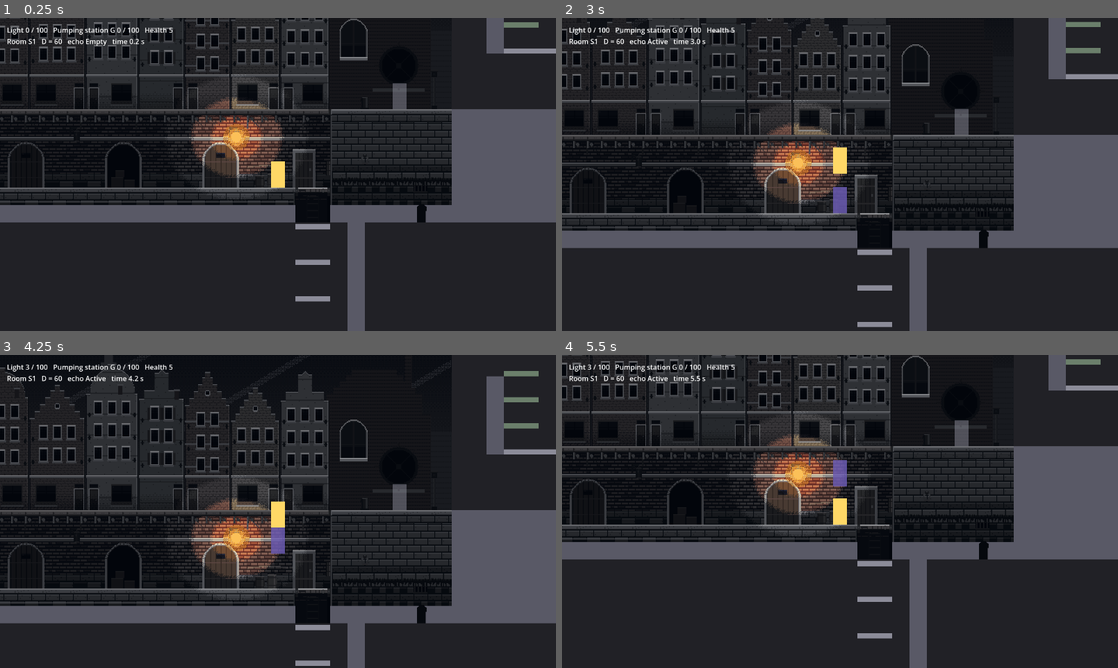
Above: before the commit, frames 1-4 (two rows, left to right).
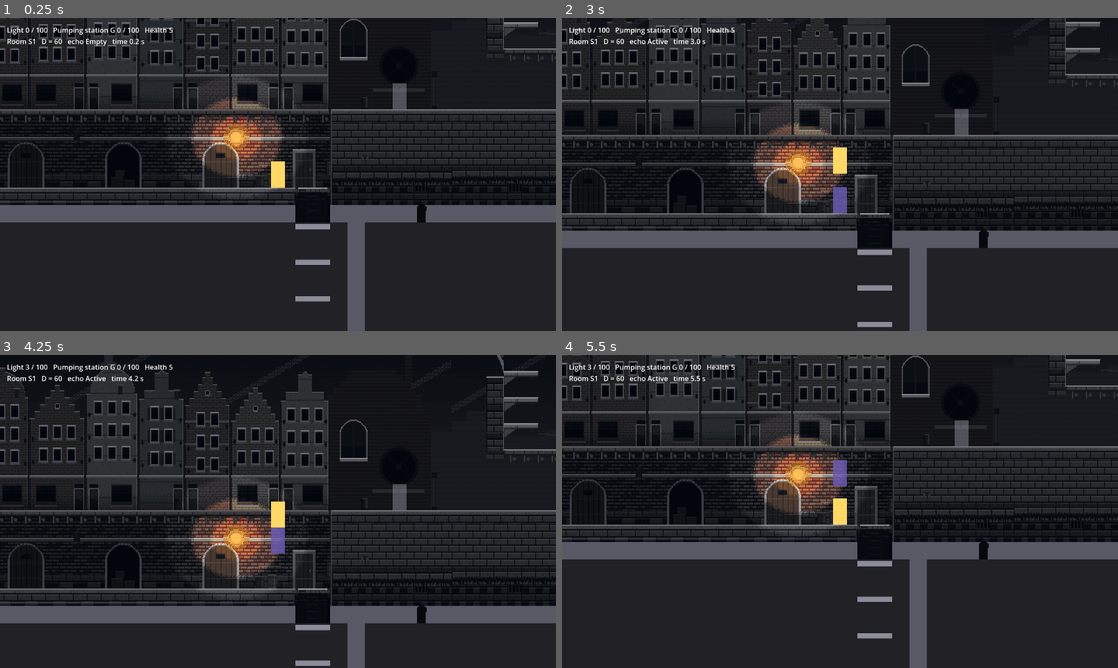
Above: after the commit, the same moments.

Repository: cesarvangerwen-glitch/echoborn
Game: Godot game, scene res://levels/kadewijk/kadewijk.tscn
Same seed, same stepped clock (60 frames per second), same inputs: the game is played once before the commit and once after it. This scene is started directly instead of the project's main scene.
Inputs (mouse positions are in pixels of both pictures, inside the frame that each line leads up to):
- Up to frame 1 (0.25 s): no input
- Up to frame 2 (3 s): tap Enter (p2_join) at 0.5, 2.75 s; move the mouse to (962, 158) at 0.52 s; hold D 0.53-1.25 s; tap E (p1_attack) at 0.6 s; click (962, 158) at 0.67 s; tap Space at 0.77, 2 s; drag from (728, 190) to (734, 64) at 1.27 s; move the mouse to (895, 105) at 2.02 s; hold A 2.03-2.75 s; tap Ctrl (p2_attack) at 2.1 s; drag from (812, 237) to (673, 127) at 2.77 s
- Up to frame 3 (4.25 s): move the mouse to (444, 558) at 3.52 s; hold D from 3.53 s (still down); hold Backspace (p2_leave) from 3.53 s (still down); tap Space at 3.77 s
- Up to frame 4 (5.5 s): release D at 4.25 s; release Backspace (p2_leave) at 4.25 s; drag from (673, 464) to (756, 433) at 4.27 s; move the mouse to (867, 511) at 5.02 s; hold D from 5.03 s (still down); tap 2 at 5.1 s; click (867, 511) at 5.17 s

The runs differ from the first frame. In frame 1, 6.2% of the frame differs, in the area x 81-100%, y 0-60%; in frame 2, 6.6%; in frame 3, 6.9%, in the area x 81-100%, y 0-81%; in frame 4, 6.2%.

Commit message:
[technical-artist] Art-koppeling deel 3: S2 en S4, vaste B3-stukken, snelluik, schaduwklep (#226) (#241)
* [technical-artist] Art-koppeling deel 3: S2 en S4, vaste B3-stukken per D, snelluik, schaduwklep-sprite (#226)

- S2 en S4 krijgen een node Art (lagen uit het manifest), zoals S1/S3 (#230).
- Vaste stukken per D (manifest vaste_stukken): B3Wand en B3Blok als Sprite2D
  linksboven op hun blok uit Layout.blocks(S2, D); B3Blok alleen bij D > 60.
- Snelluik in S1: via het manifest (S1/Snelluik), geen codewijziging.
- Schaduwklep (V-01d): kadewijk_schaduwklep.gd, een Sprite2D naast het Luik in
  S7 en S9 die op opened/schaduwklep_weg luistert (frame 0 vol, dan 1 en 2 op
  12 fps, dan weg). luik.gd blijft ongewijzigd.
- test_kadewijk_art.gd: S2/S4 bij D = 60/90/120/180 (speelvlak op collision,
  stukken op hun blok), B3 schuift mee, schaduwklep solo en co-op.

Co-Authored-By: Claude Opus 5.5 <noreply@anthropic.com>
Claude-Session: https://claude.ai/code/session_01L3XQzdriNtvnGNbD7MXBzF

* [technical-artist] Kleine punten Lead-review #241: frame 0 "hele afdruk", KLEP_BOVEN (#226)

- kadewijk_schaduwklep.gd: "frame 0 (vol)" wordt "de hele afdruk" (de klep is hol na #242).
- De 4 px tussen de node van het luik en de bovenkant van de klep is nu de
  constante KLEP_BOVEN; de test meet de hoek tegen de echte Klep van luik.gd.

Co-Authored-By: Claude Opus 5.5 <noreply@anthropic.com>
Claude-Session: https://claude.ai/code/session_01L3XQzdriNtvnGNbD7MXBzF

---------

Co-authored-by: Claude <noreply@anthropic.com>

Diff:
--- a/game/levels/kadewijk/kadewijk_art.gd
+++ b/game/levels/kadewijk/kadewijk_art.gd
@@ -16,6 +16,11 @@
 ##   de laag: hier komt per blok uit `Layout.blocks(kamer_id, D)` een
 ##   `NinePatchRect` uit de eenrichtingsatlas, met het loopvlak (rij 0) op de
 ##   bovenkant van het blok. Zo schuiven de stukken mee met D.
+## - Vaste stukken per D (manifest `vaste_stukken`, deel 3 §10.2: in S2 de
+##   kopse kant van het pakhuis `B3Wand` en het `B3Blok`): een `Sprite2D`
+##   linksboven op het blok met dezelfde naam uit `Layout.blocks(kamer_id, D)`,
+##   met `region` = de maat van het blok, begrensd tot de texture. Geen blok bij
+##   deze D (het B3-blok bij D ≤ 60): geen stuk. Na `Speelvlak` in de boom, z −10.
 ## - Toestand `grijs` / `half` / `kleur`: zolang de LUT-shader er niet is,
 ##   wisselt `set_staat()` de textures. De waterstand (`s`) bestaat nog niet;
 ##   de GP roept dit later aan (`grijs` bij `s < 2`, `kleur` bij `s = 2`).
@@ -32,6 +37,8 @@
 const LAGEN := {"achter": "Achter", "midden": "Midden", "speelvlak": "Speelvlak", "licht": "Licht", "voor": "Voor"}
 ## Net boven `speelvlak` (−10), onder `licht` (−5).
 const EENRICHTING_Z := -9
+## Zelfde z als `speelvlak` (manifest `vaste_stukken`).
+const VAST_Z := -10
 
 ## Kamer in `Layout` (bv. `&"S1"`).
 @export var kamer_id: StringName = &""
@@ -58,6 +65,7 @@
 
 func _ready() -> void:
 	texture_filter = CanvasItem.TEXTURE_FILTER_NEAREST
+	_bouw_vaste_stukken(Inhoud.tail)
 	_bouw_eenrichting(Inhoud.tail)
 	var ouder := get_parent()
 	if ouder != null and not ouder.is_node_ready():
@@ -78,6 +86,11 @@
 		var bestand: String = laag["bestanden"].get(nieuw, "")
 		if sprite != null and bestand != "":
 			sprite.texture = load(DIR + bestand)
+	var vast: Dictionary = manifest().get("vaste_stukken", {})
+	for sprite in _vaste_stukken():
+		var bestand: String = vast.get("%s/%s" % [kamer_id, sprite.name], {}).get("bestanden", {}).get(nieuw, "")
+		if bestand != "":
+			sprite.texture = load(DIR + bestand)
 	var atlas := _atlas(nieuw)
 	for np in _stukken():
 		np.texture = atlas
@@ -92,6 +105,44 @@
 			if child is NinePatchRect:
 				out.append(child)
 	return out
+
+
+## De vaste stukken van deze kamer (leeg als de kamer er geen heeft).
+func _vaste_stukken() -> Array[Sprite2D]:
+	var out: Array[Sprite2D] = []
+	var map := get_node_or_null(^"VasteStukken")
+	if map != null:
+		for child in map.get_children():
+			if child is Sprite2D:
+				out.append(child)
+	return out
+
+
+func _bouw_vaste_stukken(d: int) -> void:
+	var vast: Dictionary = manifest().get("vaste_stukken", {})
+	var map := Node2D.new()
+	map.name = "VasteStukken"
+	map.z_index = VAST_Z
+	var speelvlak := get_node_or_null(^"Speelvlak")
+	if speelvlak != null:
+		speelvlak.add_sibling(map)
+	else:
+		add_child(map)
+	for spec: Array in Layout.blocks(kamer_id, d):
+		var stuk: Dictionary = vast.get("%s/%s" % [kamer_id, spec[0]], {})
+		var bestand: String = stuk.get("bestanden", {}).get(staat, "")
+		if bestand == "":
+			continue
+		var rect: Rect2 = spec[1]
+		var tex: Texture2D = load(DIR + bestand)
+		var sprite := Sprite2D.new()
+		sprite.name = String(spec[0])
+		sprite.texture = tex
+		sprite.centered = false
+		sprite.region_enabled = true
+		sprite.region_rect = Rect2(Vector2.ZERO, rect.size.min(Vector2(tex.get_size())))
+		sprite.position = rect.position
+		map.add_child(sprite)
 
 
 func _atlas(st: String) -> Texture2D:
--- /dev/null
+++ b/game/levels/kadewijk/kadewijk_schaduwklep.gd
@@ -0,0 +1,96 @@
+extends Sprite2D
+## Het beeld van de schaduwklep (V-01d) van een `Luik` (Technical Artist,
+## #226; Art Director `docs/art/slice-kadewijk.md` §10.1 en §10.4, manifest
+## `objecten.schaduwklep`). Alleen beeld: de logica blijft in
+## `scripts/objects/luik.gd` (GP); dit script luistert naar zijn signalen.
+##
+## Staat als zus van het luik in de kamerscène (`luik = ../Luik`), niet als
+## kind: het luik zet zichzelf onzichtbaar zodra het breekt.
+## - `opened` met `luik.schaduwklep`: frame 0 (de hele afdruk, nog niet aan het
+##   oplossen), linksboven op de
+##   rechthoek van de klep (40 × 16).
+## - `schaduwklep_weg`: frame 1 en 2 (oplossen, Bayer 50 % en 25 %) op
+##   `fps` uit het manifest, daarna weg.
+## - Breekt het luik zonder schaduwklep (co-op, echo uit, P2, de echo), of is
+##   het bij het laden al open: nooit zichtbaar.
+
+const KadewijkArt = preload("res://levels/kadewijk/kadewijk_art.gd")
+const Luik = preload("res://scripts/objects/luik.gd")
+
+## Het luik waar deze schaduwklep bij hoort.
+@export var luik: NodePath = ^"../Luik"
+
+## De node van het luik staat zoveel px onder de bovenkant van de klep
+## (`luik.gd`: het middelpunt van de hurtbox van 8 px hoog; `_klep.position.y
+## = size.y * 0.5 - 4`). Verandert dat in `luik.gd`, dan hier ook;
+## `test_kadewijk_art.gd` meet tegen de echte `Klep` van het luik en wordt dan rood.
+const KLEP_BOVEN := 4.0
+
+var staat := "grijs"
+## Frame dat nu getoond wordt (0 hele afdruk, 1–2 oplossen), of -1 als hij weg is.
+var frame_nu := -1
+var _frames: Array = []
+var _frametijd := 1.0 / 12.0
+var _klok := 0.0
+var _luik: Luik
+
+
+func _ready() -> void:
+	var m: Dictionary = KadewijkArt.manifest().get("objecten", {})
+	var klep: Dictionary = m.get("schaduwklep", {})
+	_frames = klep.get("frames", [])
+	_frametijd = 1.0 / float(klep.get("fps", 12))
+	z_index = int(klep.get("z_index", -9))
+	centered = false
+	region_enabled = true
+	texture_filter = CanvasItem.TEXTURE_FILTER_NEAREST
+	set_staat(staat)
+	_luik = get_node_or_null(luik) as Luik
+	if _luik == null:
+		push_error("Schaduwklep: geen luik op %s" % luik)
+	else:
+		_luik.opened.connect(_on_opened)
+		_luik.schaduwklep_weg.connect(_on_weg)
+	_toon(0 if _luik != null and _luik.schaduwklep else -1)
+
+
+## Wisselt de texture (`grijs`, `half` of `kleur`), zoals `KadewijkArt.set_staat`.
+func set_staat(nieuw: String) -> void:
+	var bestand: String = KadewijkArt.manifest().get("objecten", {}).get("atlas", {}).get(nieuw, "")
+	if bestand == "":
+		push_error("Schaduwklep: onbekende staat %s" % nieuw)
+		return
+	staat = nieuw
+	texture = load(KadewijkArt.DIR + bestand)
+
+
+func _on_opened(_tick: int, _by: String) -> void:
+	if _luik.schaduwklep:
+		_toon(0)
+
+
+func _on_weg(_tick: int, _by: String) -> void:
+	_klok = 0.0
+	_toon(1)
+
+
+func _process(delta: float) -> void:
+	if frame_nu < 1:
+		return
+	_klok += delta
+	while frame_nu >= 1 and _klok >= _frametijd:
+		_klok -= _frametijd
+		_toon(frame_nu + 1 if frame_nu + 1 < _frames.size() else -1)
+
+
+func _toon(n: int) -> void:
+	frame_nu = n
+	visible = n >= 0
+	if n < 0 or n >= _frames.size():
+		return
+	var f: Array = _frames[n]
+	region_rect = Rect2(f[0], f[1], f[2], f[3])
+	# Linksboven op de rechthoek van de klep (het luik staat `KLEP_BOVEN` onder de bovenkant).
+	if _luik != null:
+		var size: Vector2 = _luik.size
+		global_position = _luik.global_position + Vector2(-size.x * 0.5, -KLEP_BOVEN)
--- a/game/levels/kadewijk/s2_kadegang.tscn
+++ b/game/levels/kadewijk/s2_kadegang.tscn
@@ -1,12 +1,47 @@
-[gd_scene load_steps=3 format=3]
+[gd_scene load_steps=8 format=3]
 
 [ext_resource type="Script" path="res://levels/kadewijk/kadewijk_inhoud.gd" id="1_inhoud"]
 [ext_resource type="Script" path="res://scripts/combat/slice_enemy.gd" id="2_enemy"]
+[ext_resource type="Script" path="res://levels/kadewijk/kadewijk_art.gd" id="10_art"]
+[ext_resource type="Texture2D" uid="uid://dk4io3jrbvprl" path="res://art/wereld/kadewijk/s2_kadegang_achter_grijs.png" id="11_achter"]
+[ext_resource type="Texture2D" uid="uid://c8kunofntar8g" path="res://art/wereld/kadewijk/s2_kadegang_midden_grijs.png" id="12_midden"]
+[ext_resource type="Texture2D" uid="uid://cldqjb0ggxr0o" path="res://art/wereld/kadewijk/s2_kadegang_speelvlak_grijs.png" id="13_speelvlak"]
+[ext_resource type="Texture2D" uid="uid://bj414o5w0w58s" path="res://art/wereld/kadewijk/s2_kadegang_licht_grijs.png" id="14_licht"]
 
 [node name="S2Inhoud" type="Node2D"]
 position = Vector2(-1120, -180)
 script = ExtResource("1_inhoud")
 kamer_id = &"S2"
+
+[node name="Art" type="Node2D" parent="."]
+texture_filter = 1
+script = ExtResource("10_art")
+kamer_id = &"S2"
+naam = "s2_kadegang"
+
+[node name="Achter" type="Sprite2D" parent="Art"]
+z_index = -30
+position = Vector2(640, 0)
+texture = ExtResource("11_achter")
+centered = false
+
+[node name="Midden" type="Sprite2D" parent="Art"]
+z_index = -20
+position = Vector2(640, 0)
+texture = ExtResource("12_midden")
+centered = false
+
+[node name="Speelvlak" type="Sprite2D" parent="Art"]
+z_index = -10
+position = Vector2(640, 0)
+texture = ExtResource("13_speelvlak")
+centered = false
+
+[node name="Licht" type="Sprite2D" parent="Art"]
+z_index = -5
+position = Vector2(640, 0)
+texture = ExtResource("14_licht")
+centered = false
 
 [node name="Paar1A" type="Node2D" parent="."]
 position = Vector2(880, 148)
--- a/game/levels/kadewijk/s4_brugkloof.tscn
+++ b/game/levels/kadewijk/s4_brugkloof.tscn
@@ -1,12 +1,47 @@
-[gd_scene load_steps=3 format=3]
+[gd_scene load_steps=8 format=3]
 
 [ext_resource type="Script" path="res://levels/kadewijk/kadewijk_inhoud.gd" id="1_inhoud"]
 [ext_resource type="Script" path="res://scripts/combat/slice_enemy.gd" id="2_enemy"]
+[ext_resource type="Script" path="res://levels/kadewijk/kadewijk_art.gd" id="10_art"]
+[ext_resource type="Texture2D" uid="uid://byvx2ayyex2jg" path="res://art/wereld/kadewijk/s4_brugkloof_achter_grijs.png" id="11_achter"]
+[ext_resource type="Texture2D" uid="uid://ck8mqud5jqrxx" path="res://art/wereld/kadewijk/s4_brugkloof_midden_grijs.png" id="12_midden"]
+[ext_resource type="Texture2D" uid="uid://bakc3tiy048mf" path="res://art/wereld/kadewijk/s4_brugkloof_speelvlak_grijs.png" id="13_speelvlak"]
+[ext_resource type="Texture2D" uid="uid://cbaxf4xs0dhwp" path="res://art/wereld/kadewijk/s4_brugkloof_licht_grijs.png" id="14_licht"]
 
 [node name="S4Inhoud" type="Node2D"]
 position = Vector2(-3040, -180)
 script = ExtResource("1_inhoud")
 kamer_id = &"S4"
+
+[node name="Art" type="Node2D" parent="."]
+texture_filter = 1
+script = ExtResource("10_art")
+kamer_id = &"S4"
+naam = "s4_brugkloof"
+
+[node name="Achter" type="Sprite2D" parent="Art"]
+z_index = -30
+position = Vector2(2560, 0)
+texture = ExtResource("11_achter")
+centered = false
+
+[node name="Midden" type="Sprite2D" parent="Art"]
+z_index = -20
+position = Vector2(2560, 0)
+texture = ExtResource("12_midden")
+centered = false
+
+[node name="Speelvlak" type="Sprite2D" parent="Art"]
+z_index = -10
+position = Vector2(2560, 0)
+texture = ExtResource("13_speelvlak")
+centered = false
+
+[node name="Licht" type="Sprite2D" parent="Art"]
+z_index = -5
+position = Vector2(2560, 0)
+texture = ExtResource("14_licht")
+centered = false
 
 [node name="Overkant" type="Node2D" parent="."]
 position = Vector2(3260, 248)
--- a/game/levels/kadewijk/s7_sluiskelder.tscn
+++ b/game/levels/kadewijk/s7_sluiskelder.tscn
@@ -1,8 +1,9 @@
-[gd_scene load_steps=4 format=3]
+[gd_scene load_steps=5 format=3]
 
 [ext_resource type="Script" path="res://levels/kadewijk/kadewijk_inhoud.gd" id="1_inhoud"]
 [ext_resource type="Script" path="res://scripts/combat/slice_enemy.gd" id="2_enemy"]
 [ext_resource type="Script" path="res://scripts/objects/luik.gd" id="3_luik"]
+[ext_resource type="Script" path="res://levels/kadewijk/kadewijk_schaduwklep.gd" id="20_schaduwklep"]
 
 [node name="S7Inhoud" type="Node2D"]
 position = Vector2(-5280, -540)
@@ -17,6 +18,9 @@
 [node name="Luik" type="Node2D" parent="."]
 position = Vector2(5280, 444)
 script = ExtResource("3_luik")
+
+[node name="Schaduwklep" type="Sprite2D" parent="."]
+script = ExtResource("20_schaduwklep")
 
 [node name="Dwaallicht1" type="Node2D" parent="."]
 position = Vector2(5013, 572)
--- a/game/levels/kadewijk/s9_lage_kade.tscn
+++ b/game/levels/kadewijk/s9_lage_kade.tscn
@@ -1,8 +1,9 @@
-[gd_scene load_steps=4 format=3]
+[gd_scene load_steps=5 format=3]
 
 [ext_resource type="Script" path="res://levels/kadewijk/kadewijk_inhoud.gd" id="1_inhoud"]
 [ext_resource type="Script" path="res://scripts/combat/slice_enemy.gd" id="2_enemy"]
 [ext_resource type="Script" path="res://scripts/objects/luik.gd" id="3_luik"]
+[ext_resource type="Script" path="res://levels/kadewijk/kadewijk_schaduwklep.gd" id="20_schaduwklep"]
 
 [node name="S9Inhoud" type="Node2D"]
 position = Vector2(-2080, -540)
@@ -32,6 +33,9 @@
 position = Vector2(580, 639)
 script = ExtResource("3_luik")
 
+[node name="Schaduwklep" type="Sprite2D" parent="."]
+script = ExtResource("20_schaduwklep")
+
 [node name="Logbladzijde3" type="Polygon2D" parent="."]
 position = Vector2(300, 595)
 color = Color(0.85, 0.8, 0.6, 0.8)
--- a/game/tests/test_kadewijk_art.gd
+++ b/game/tests/test_kadewijk_art.gd
@@ -4,7 +4,7 @@
 ## `res://art/wereld/kadewijk/kadewijk_kamers.json`, `kadewijk_art.gd`).
 ##
 ## Via de echte gebiedsscène en de AreaLoader, bij D = 60, 90, 120 en 180:
-## - de lagen van S1 en S3 zijn geladen: per laag uit het manifest een
+## - de lagen van S1, S2, S3 en S4 zijn geladen: per laag uit het manifest een
 ##   `Sprite2D` met texture, zo groot als de kamer, linksboven op de kamer, met
 ##   de z-index van het manifest en filter Nearest, en geen vlak dat de hele
 ##   kamer bedekt (de `Achtergrond` van de wijk) ligt erboven;
@@ -14,8 +14,15 @@
 ##   AreaLoader ze bouwde, niet de layout); de eenrichtingsstukken (galerij,
 ##   treden van B1) liggen met hun loopvlak (rij 0 van het stuk, dekkend) op
 ##   de bovenkant van hun blok en zijn even breed, dus ze schuiven mee met D;
+## - de vaste stukken per D (S2: `B3Wand`, `B3Blok`; manifest `vaste_stukken`)
+##   staan linksboven op hun blok, zo groot als het blok (begrensd tot de
+##   texture), z −10 na `Speelvlak`, met een dekkende bovenrij en linkerkolom;
+##   zonder blok (B3-blok bij D = 60) is er geen stuk;
 ## - de grijze placeholders zijn uit, de collision blijft aan;
 ## - `set_staat()` wisselt naar half en kleur en terug.
+## - De schaduwklep (V-01d, deel 3 §10.4) naast het luik in S7 en S9: weg tot
+##   het luik met schaduwklep breekt, dan frame 0 op de klep; bij
+##   `schaduwklep_weg` frame 1 en 2 op 12 fps, dan weg; zonder schaduwklep nooit.
 ##
 ## Leest de PNG's voor de pixelcontrole met `Image.load_from_file` (de bron,
 ## niet de importcache); de sprites zelf laden via de import (CI: `--import`).
@@ -27,7 +34,17 @@
 const KadewijkArt = preload("res://levels/kadewijk/kadewijk_art.gd")
 
 const DS := [60, 90, 120, 180]
-const KAMERS := {&"S1": "s1_kade_ingang", &"S3": "s3_vismarkt"}
+const KAMERS := {&"S1": "s1_kade_ingang", &"S2": "s2_kadegang", &"S3": "s3_vismarkt", &"S4": "s4_brugkloof"}
+const Schaduwklep = preload("res://levels/kadewijk/kadewijk_schaduwklep.gd")
+const LUIK_KAMERS := {&"S7": "res://levels/kadewijk/s7_sluiskelder.tscn", &"S9": "res://levels/kadewijk/s9_lage_kade.tscn"}
+
+
+## Combat voor een los luik: P1 solo met de echo aan geeft een schaduwklep.
+class NepCombat:
+	extends RefCounted
+	var coop := false
+	var echo_on := true
+	var tail_ticks := 60
 
 
 func _wijk(t, d: int, start: StringName) -> Array:
@@ -140,6 +157,42 @@
 		t.check(body.collision_layer != 0, "%s: collision van %s is uit" % [tag, body.name])
 	t.check(n_bodies == Layout.blocks(id, d).size(), "%s: %d blokken, layout %d" % [tag, n_bodies, Layout.blocks(id, d).size()])
 
+	# 2b. Vaste stukken per D liggen op hun blok.
+	var vaste_m: Dictionary = KadewijkArt.manifest().get("vaste_stukken", {})
+	var vaste_map := art.get_node_or_null(^"VasteStukken")
+	var n_vast := 0
+	for key: String in vaste_m:
+		if not key.begins_with(String(id) + "/"):
+			continue
+		var blok := key.get_slice("/", 1)
+		var body := inhoud.get_node_or_null("Blokken/" + blok) as StaticBody2D
+		var sprite := vaste_map.get_node_or_null(blok) as Sprite2D if vaste_map else null
+		if body == null:
+			t.check(sprite == null, "%s: stuk %s zonder blok" % [tag, blok])
+			continue
+		n_vast += 1
+		var rect := _body_rect(body)
+		t.check(sprite != null, "%s: geen vast stuk op %s" % [tag, blok])
+		if sprite == null:
+			continue
+		var bestand: String = vaste_m[key]["bestanden"]["grijs"]
+		var img := _image(bestand)
+		var want := Rect2(Vector2.ZERO, rect.size.min(Vector2(img.get_size())))
+		t.check(sprite.texture != null and sprite.texture.resource_path == KadewijkArt.DIR + bestand, "%s %s: texture %s" % [tag, blok, sprite.texture.resource_path if sprite.texture else null])
+		t.check(sprite.global_position.is_equal_approx(rect.position) and not sprite.centered, "%s %s: stuk op %s, blok op %s" % [tag, blok, sprite.global_position, rect.position])
+		t.check(sprite.region_enabled and sprite.region_rect == want, "%s %s: region %s, verwacht %s" % [tag, blok, sprite.region_rect, want])
+		t.check(_z(sprite) == -10 and vaste_map.get_index() > art.get_node(^"Speelvlak").get_index(), "%s %s: z %d of niet na Speelvlak" % [tag, blok, _z(sprite)])
+		var boven := 0
+		for x in int(want.size.x):
+			boven += 1 if img.get_pixel(x, 0).a > 0.0 else 0
+		var links := 0
+		for y in int(want.size.y):
+			links += 1 if img.get_pixel(0, y).a > 0.0 else 0
+		t.check(boven == int(want.size.x) and links == int(want.size.y), "%s %s: bovenrij %d/%d en linkerkolom %d/%d dekkend" % [tag, blok, boven, want.size.x, links, want.size.y])
+	t.check((vaste_map.get_child_count() if vaste_map else 0) == n_vast, "%s: %d vaste stukken voor %d blokken" % [tag, vaste_map.get_child_count() if vaste_map else -1, n_vast])
+	if id == &"S2":
+		t.check(n_vast == (2 if Layout.b3_width(d) > 0.0 else 1), "%s: %d vaste stukken (B3Wand, en B3Blok bij D > 60)" % [tag, n_vast])
+
 	# 3. `speelvlak` valt per kolom precies op de bovenkant van de vaste blokken.
 	for st: String in KadewijkArt.STATEN:
 		var speelvlak: Dictionary = (kamer_m["lagen"] as Array).filter(func(l: Dictionary) -> bool: return l["naam"] == "speelvlak")[0]
@@ -198,7 +251,7 @@
 		t.check(z > -10 and z < -5, "%s %s: z %d, verwacht tussen speelvlak (−10) en licht (−5)" % [tag, blok, z])
 
 
-## S1 (start) en S3 (start in S3) bij elke D: lagen geladen, op de collision.
+## S1–S4 (start in die kamer) bij elke D: lagen geladen, op de collision.
 func test_kadewijk_art_op_collision(t) -> void:
 	for d: int in DS:
 		for id: StringName in KAMERS:
@@ -245,3 +298,100 @@
 			var want_atlas := KadewijkArt.DIR + String(KadewijkArt.manifest()["eenrichting"]["atlas"][st])
 			t.check(np.texture != null and np.texture.resource_path == want_atlas, "%s %s: atlas %s" % [st, np.name, np.texture.resource_path if np.texture else null])
 	await _free(t, parts)
+
+
+## In S2 schuiven de kopse kant van het pakhuis en het B3-blok mee met `b3_width(D)`.
+func test_kadewijk_art_b3_schuift_mee(t) -> void:
+	for d: int in [60, 120, 180]:
+		var parts := _wijk(t, d, &"S2")
+		await t.tree.physics_frame
+		var art: Node = parts[0].loader.kamers[&"S2"].inhoud_node.get_node(^"Art")
+		var b := Layout.b3_width(d)
+		var wand := art.get_node_or_null(^"VasteStukken/B3Wand") as Sprite2D
+		var blok := art.get_node_or_null(^"VasteStukken/B3Blok") as Sprite2D
+		t.check(wand != null and is_equal_approx(wand.position.x, Layout.B3_BLOCK_LEFT + b), "D=%d: wand op %s, verwacht x %s" % [d, wand.position if wand else null, Layout.B3_BLOCK_LEFT + b])
+		if b > 0.0:
+			t.check(blok != null and is_equal_approx(blok.region_rect.size.x, b), "D=%d: blok %s breed, verwacht %s" % [d, blok.region_rect.size.x if blok else -1.0, b])
+		else:
+			t.check(blok == null, "D=%d: B3-blok-stuk zonder blok" % d)
+		art.set_staat("kleur")
+		t.check(wand != null and wand.texture.resource_path.ends_with("s2_kadegang_b3_wand_kleur.png"), "D=%d: wand niet in kleur" % d)
+		await _free(t, parts)
+
+
+## De schaduwklep naast het luik van S7 en S9 (de kamerscène zelf, met een los luik).
+func test_kadewijk_art_schaduwklep(t) -> void:
+	var objecten: Dictionary = KadewijkArt.manifest()["objecten"]
+	var frames: Array = objecten["schaduwklep"]["frames"]
+	var atlas := _image(objecten["atlas"]["grijs"])
+	var dekking: Array[int] = []
+	for f: Array in frames:
+		var n := 0
+		for x in int(f[2]):
+			for y in int(f[3]):
+				n += 1 if atlas.get_pixel(int(f[0]) + x, int(f[1]) + y).a > 0.0 else 0
+		dekking.append(n)
+	t.check(frames.size() == 3 and dekking[0] > dekking[1] and dekking[1] > dekking[2] and dekking[2] > 0, "frames vol → oplossen: dekking %s" % [dekking])
+	# De lichte bovenrand (daar staat de echo): de eerste volle rij van frame 0. In de art van
+	# deel 3 is dat rij 2 (rij 0 leeg, rij 1 met naden); open punt AD in de PR: 2 px onder de
+	# bovenkant van de klep. Hier: hij ligt in de bovenste 3 rijen.
+	var eerste_vol := -1
+	for y in int(frames[0][3]):
+		var n := 0
+		for x in int(frames[0][2]):
+			n += 1 if atlas.get_pixel(int(frames[0][0]) + x, int(frames[0][1]) + y).a > 0.0 else 0
+		if n == int(frames[0][2]):
+			eerste_vol = y
+			break
+	t.check(eerste_vol >= 0 and eerste_vol <= 2, "frame 0: eerste volle rij %d, verwacht ≤ 2 (bovenrand van de klep)" % eerste_vol)
+	var stap := int(round(60.0 / float(objecten["schaduwklep"]["fps"])))
+	for id: StringName in LUIK_KAMERS:
+		for coop: bool in [false, true]:
+			var houder := Node2D.new()
+			houder.position = Layout.ROOMS[id].get_center()
+			t.tree.root.add_child(houder)
+			var inhoud: Node = load(LUIK_KAMERS[id]).instantiate()
+			houder.add_child(inhoud)
+			var luik = inhoud.get_node(^"Luik")
+			var klep := inhoud.get_node_or_null(^"Schaduwklep") as Sprite2D
+			t.check(klep != null and klep.get_script() == Schaduwklep, "%s: geen Schaduwklep naast het luik" % id)
+			if klep == null:
+				houder.queue_free()
+				continue
+			var tag := "%s %s" % [id, "co-op" if coop else "solo"]
+			t.check(not klep.visible, "%s: schaduwklep zichtbaar vóór de breuk" % tag)
+			var nep := NepCombat.new()
+			nep.coop = coop
+			luik.combat = nep
+			luik.apply_damage(100, 1, "p1")
+			t.check(luik.schaduwklep == not coop, "%s: luik.schaduwklep %s" % [tag, luik.schaduwklep])
+			if coop:
+				for i in stap * 3:
+					await t.tree.process_frame
+				t.check(not klep.visible, "%s: schaduwklep zichtbaar zonder schaduwklep" % tag)
+				houder.queue_free()
+				continue
+			# Linksboven op de echte klep van het luik (body + vorm uit `luik.gd`), niet op `KLEP_BOVEN`.
+			var klep_body: StaticBody2D = luik.klep()
+			var klep_maat: Vector2 = (klep_body.get_child(0).shape as RectangleShape2D).size
+			var hoek: Vector2 = klep_body.global_position - klep_maat * 0.5
+			t.check(klep.visible and klep.frame_nu == 0 and klep.region_rect == Rect2(frames[0][0], frames[0][1], frames[0][2], frames[0][3]),
+				"%s: na de breuk frame %d zichtbaar %s" % [tag, klep.frame_nu, klep.visible])
+			t.check(klep.global_position.is_equal_approx(hoek) and is_equal_approx(klep.region_rect.size.x, luik.size.x),
+				"%s: schaduwklep op %s, klep linksboven op %s" % [tag, klep.global_position, hoek])
+			t.check(_z(klep) == int(objecten["schaduwklep"]["z_index"]) and klep.texture_filter == CanvasItem.TEXTURE_FILTER_NEAREST, "%s: z %d of filter" % [tag, _z(klep)])
+			for i in stap * 2:
+				await t.tree.process_frame
+			t.check(klep.visible and klep.frame_nu == 0, "%s: vol blijft staan tot schaduwklep_weg (frame %d)" % [tag, klep.frame_nu])
+			luik.apply_damage(130, 1, "echo")
+			t.check(not luik.schaduwklep and klep.visible and klep.frame_nu == 1, "%s: na schaduwklep_weg frame %d" % [tag, klep.frame_nu])
+			var gezien: Array[int] = [klep.frame_nu]
+			for i in stap * 3:
+				await t.tree.process_frame
+				if klep.frame_nu != gezien[-1]:
+					gezien.append(klep.frame_nu)
+			t.check(gezien == [1, 2, -1] and not klep.visible, "%s: frames na weg %s, verwacht [1, 2, -1] en weg" % [tag, gezien])
+			klep.set_staat("kleur")
+			t.check(klep.texture.resource_path == KadewijkArt.DIR + String(objecten["atlas"]["kleur"]), "%s: staat kleur" % tag)
+			houder.queue_free()
+			await t.tree.process_frame
Not shown, added: game/levels/kadewijk/kadewijk_schaduwklep.gd.uid
